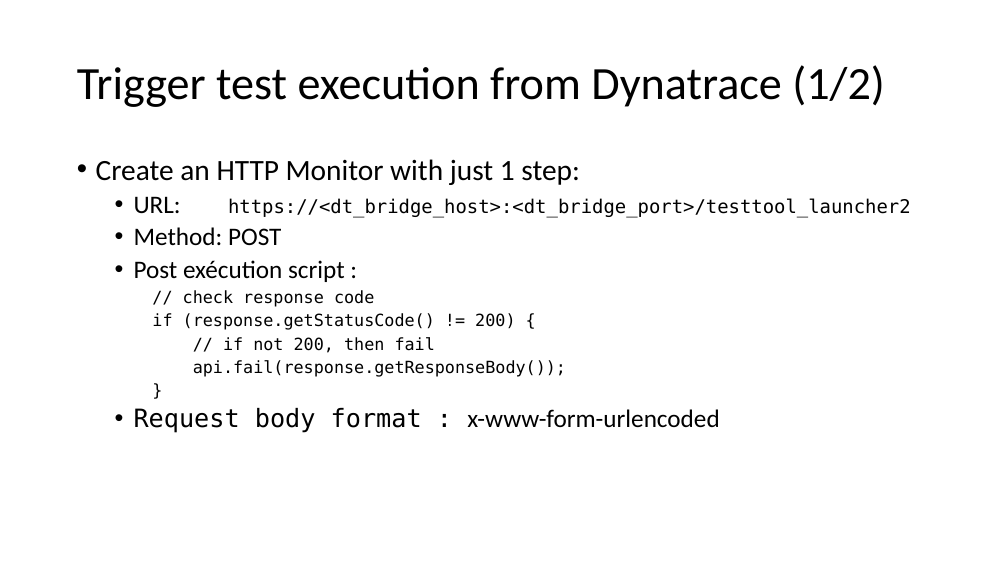
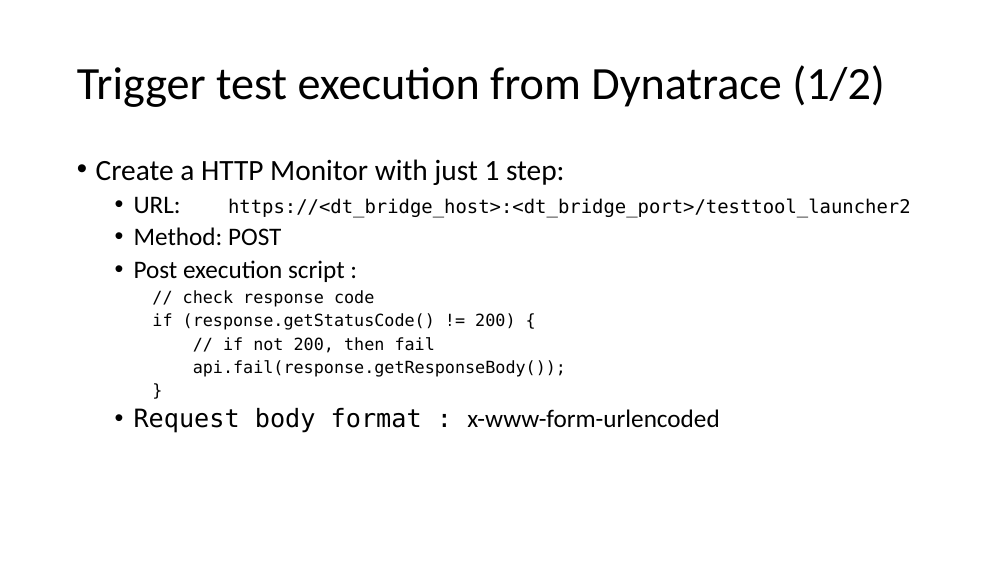
Before and after one commit to LO-RAN/dt_sikulix_bridge, a slide deck: slide 9 of documentation/dt_sikulix_bridge.pptx (slide 7 before the commit). Drawn at 1008x567 pixels with LibreOffice and Linux fonts; fonts in the diff are those of the drawing. Boxes give left, top, right and bottom in pixels: in the first picture for what was removed or moved away, otherwise in the second. Text is boxed around its words. In the diff, an @@ line names an element or a change of style, - is before the commit and + after.

```diff
--- a/documentation/dt_sikulix_bridge.pptx
+++ b/documentation/dt_sikulix_bridge.pptx
@@ text at [96,159,565,185]: text changed @@
-• Create an HTTP Monitor with just 1 step:
+• Create a HTTP Monitor with just 1 step:
@@ text at [134,260,345,282]: text changed @@
-  • Post exécution script :
+  • Post execution script :
```
Also in this commit, not shown: 6 other slides changed, 2 slides added, 1 other file.
